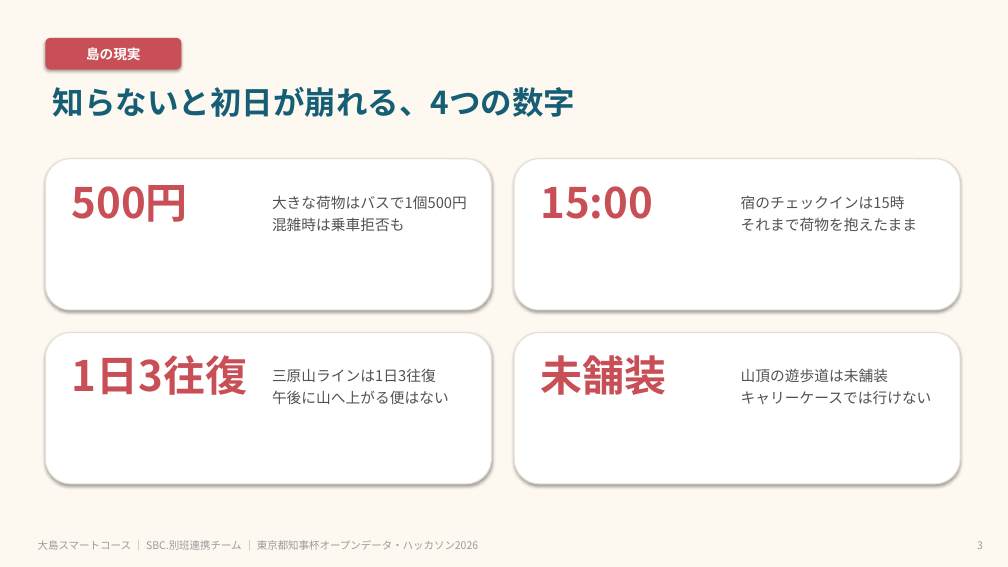
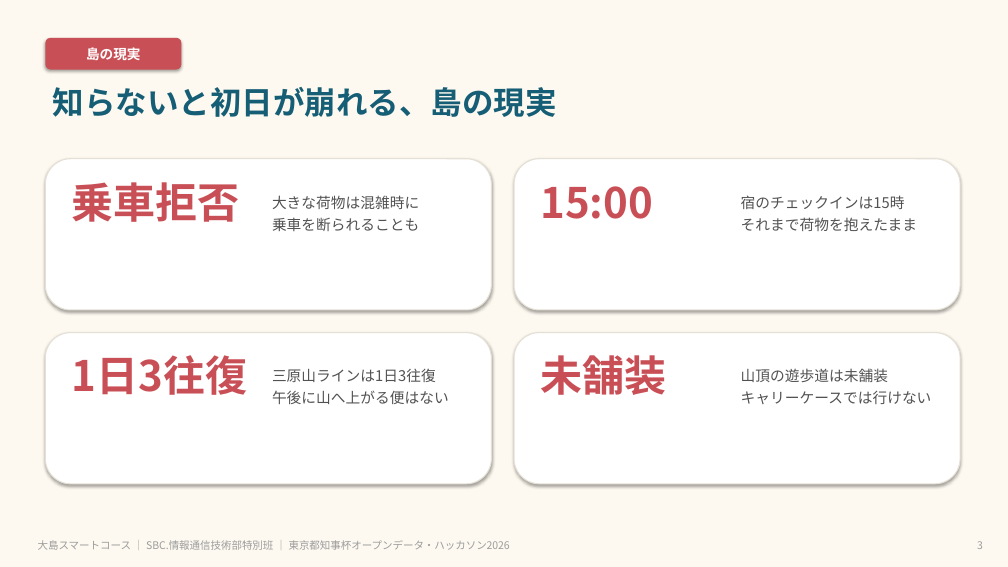
Before and after one commit to 0amber/izu-oshima-smart-tourism, a slide deck: slide 3 of app/public/downloads/oshima-slides.pptx. Drawn at 1008x567 pixels with LibreOffice and Linux fonts; fonts in the diff are those of the drawing. Boxes give left, top, right and bottom in pixels: in the first picture for what was removed or moved away, otherwise in the second. Text is boxed around its words. In the diff, an @@ line names an element or a change of style, - is before the commit and + after.

```diff
--- a/app/public/downloads/oshima-slides.pptx
+++ b/app/public/downloads/oshima-slides.pptx
@@ text at <box>53,87,557,117</box>: text changed @@
-知らないと初日が崩れる、4つの数字
+知らないと初日が崩れる、島の現実
@@ text at <box>72,182,240,222</box>: text changed @@
-500円
+乗車拒否
@@ text at <box>272,195,419,231</box>: text changed @@
-大きな荷物はバスで1個500円
-混雑時は乗車拒否も
+大きな荷物は混雑時に
+乗車を断られることも
@@ text at <box>38,540,510,550</box>: text changed @@
-大島スマートコース ｜ SBC.別班連携チーム ｜ 東京都知事杯オープンデータ・ハッカソン2026
+大島スマートコース ｜ SBC.情報通信技術部特別班 ｜ 東京都知事杯オープンデータ・ハッカソン2026
```
Also in this commit, not shown: 9 other slides changed, 21 other files.
